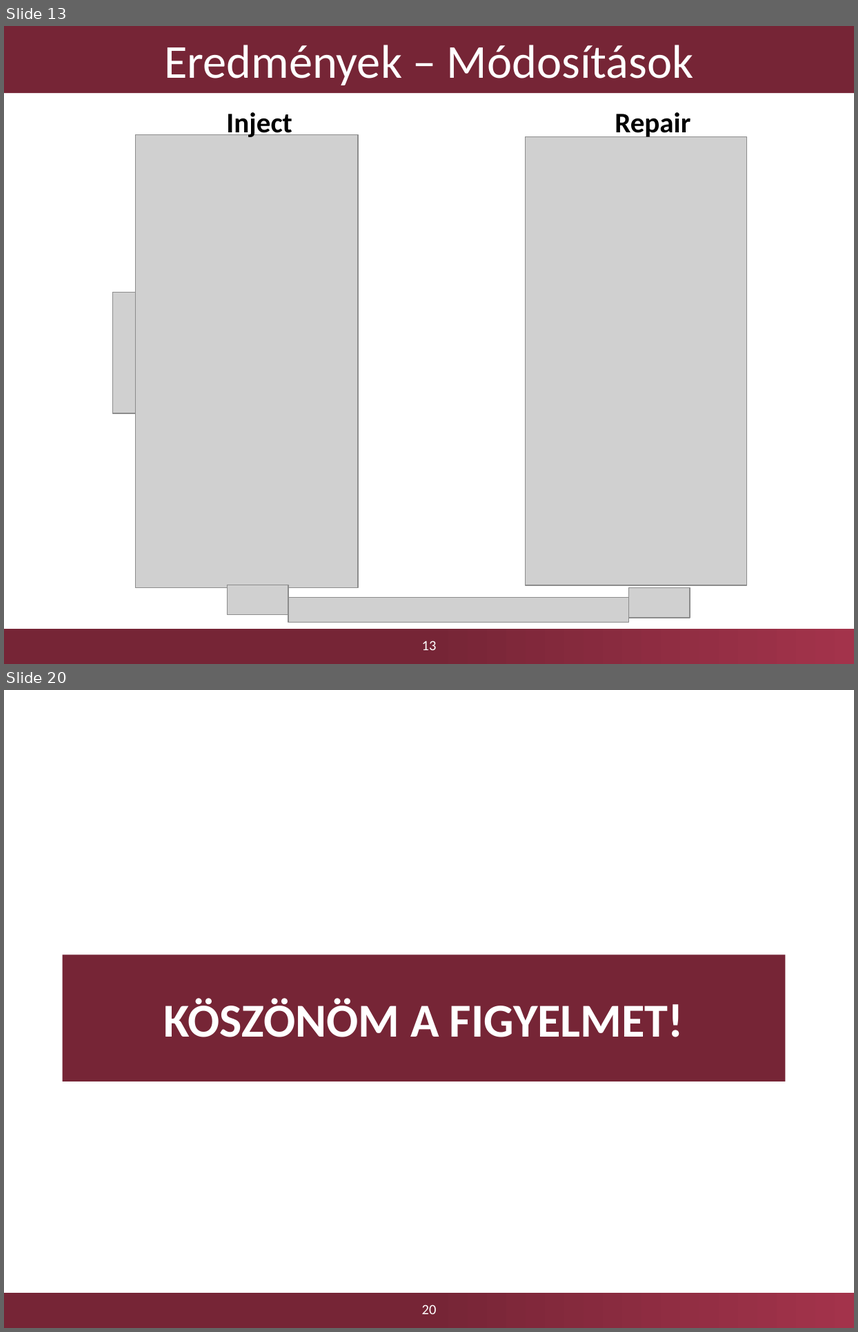
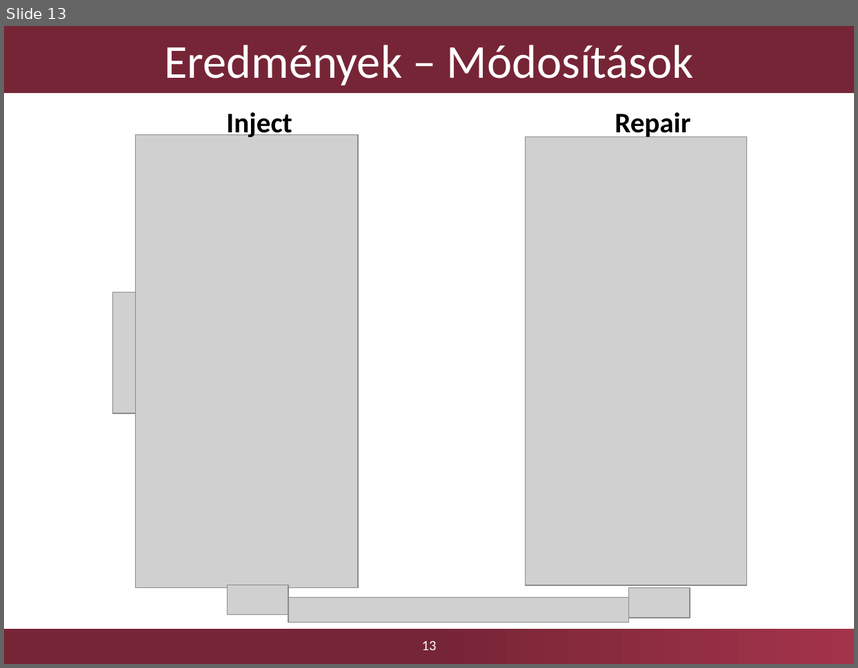
Before and after one commit to Kreestof/szakdolgozat-presentation, a slide deck: Dobosy_Kristof_szakdolgozat_2017_GraphEngine_0.pptx. Shown one above the other, each under a label of ours: slides 13 and 20 before the commit, slide 13 after it; the slides between them are not shown. The pictures are 858x1332 and 858x668 pixels, drawn with LibreOffice and Linux fonts; fonts in the diff are those of the drawing; grey boxes stand for pictures; background and template pictures are left out. Boxes give left, top, right and bottom in pixels: in the first picture for what was removed or moved away, otherwise in the second. Text is boxed around its words. In the diff, an @@ line names an element or a change of style, - is before the commit and + after.

```diff
--- a/Dobosy_Kristof_szakdolgozat_2017_GraphEngine_0.pptx
+++ b/Dobosy_Kristof_szakdolgozat_2017_GraphEngine_0.pptx
@@ slide 20 removed at bbox=[4, 690, 854, 1328], background #FFFFFF; not listed: 1 template element that a slide beside it also shows @@
@@ title removed at bbox=[63, 954, 785, 1081] @@
-KÖSZÖNÖM A FIGYELMET!
@@ page number removed at bbox=[422, 1304, 437, 1314] @@
-20
```
Also in this commit, not shown: 6 slides changed, 5 slides added.
